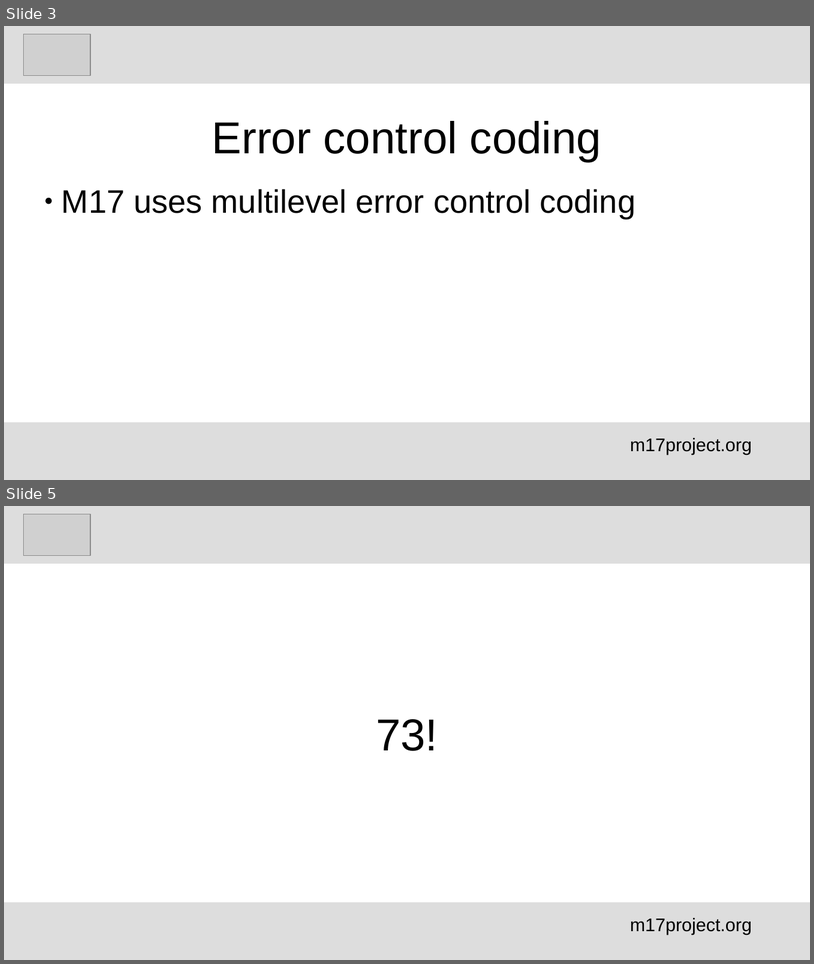
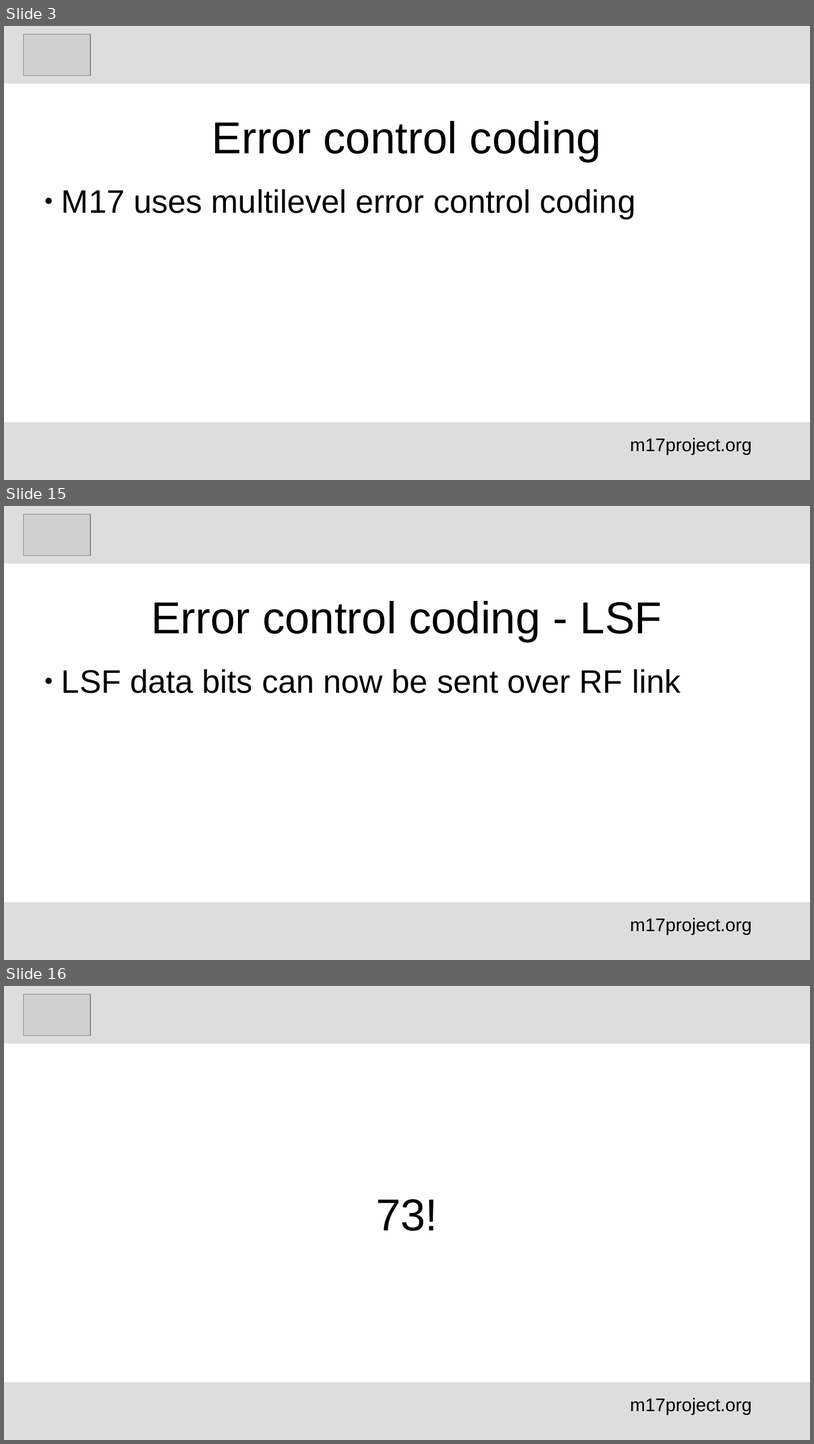
Before and after one commit to M17-Project/M17_education, a slide deck: English/M17_error control_schemes_en.odp. Shown one above the other, each under a label of ours: slides 3 and 5 before the commit, slides 3, 15 and 16 after it; the slides between them are not shown. The pictures are 814x964 and 814x1444 pixels, drawn with LibreOffice and Linux fonts; fonts in the diff are those of the drawing; grey boxes stand for pictures. Boxes give left, top, right and bottom in pixels: in the first picture for what was removed or moved away, otherwise in the second. Text is boxed around its words. In the diff, an @@ line names an element or a change of style, - is before the commit and + after.

```diff
--- a/English/M17_error control_schemes_en.odp
+++ b/English/M17_error control_schemes_en.odp
@@ slide 15 added at (x1=4, y1=506, x2=810, y2=960), background #FFFFFF @@
@@ rectangle added at (x1=4, y1=506, x2=810, y2=564), fill #DDDDDD @@
@@ picture added at (x1=23, y1=514, x2=90, y2=556) @@
@@ title added at (x1=151, y1=601, x2=663, y2=642), 44 pt, text #000000 @@
+Error control coding - LSF
@@ subtitle added at (x1=62, y1=669, x2=681, y2=693), 32 pt, text #000000 @@
+● LSF data bits can now be sent over RF link
@@ rectangle added at (x1=4, y1=902, x2=810, y2=960), fill #DDDDDD @@
@@ text added at (x1=630, y1=918, x2=752, y2=934), 18 pt, text #000000 @@
+m17project.org
@@ what was slide 5 is now slide 16 @@
```
Also in this commit, not shown: 2 slides changed, 10 other slides added, 1 other file.
